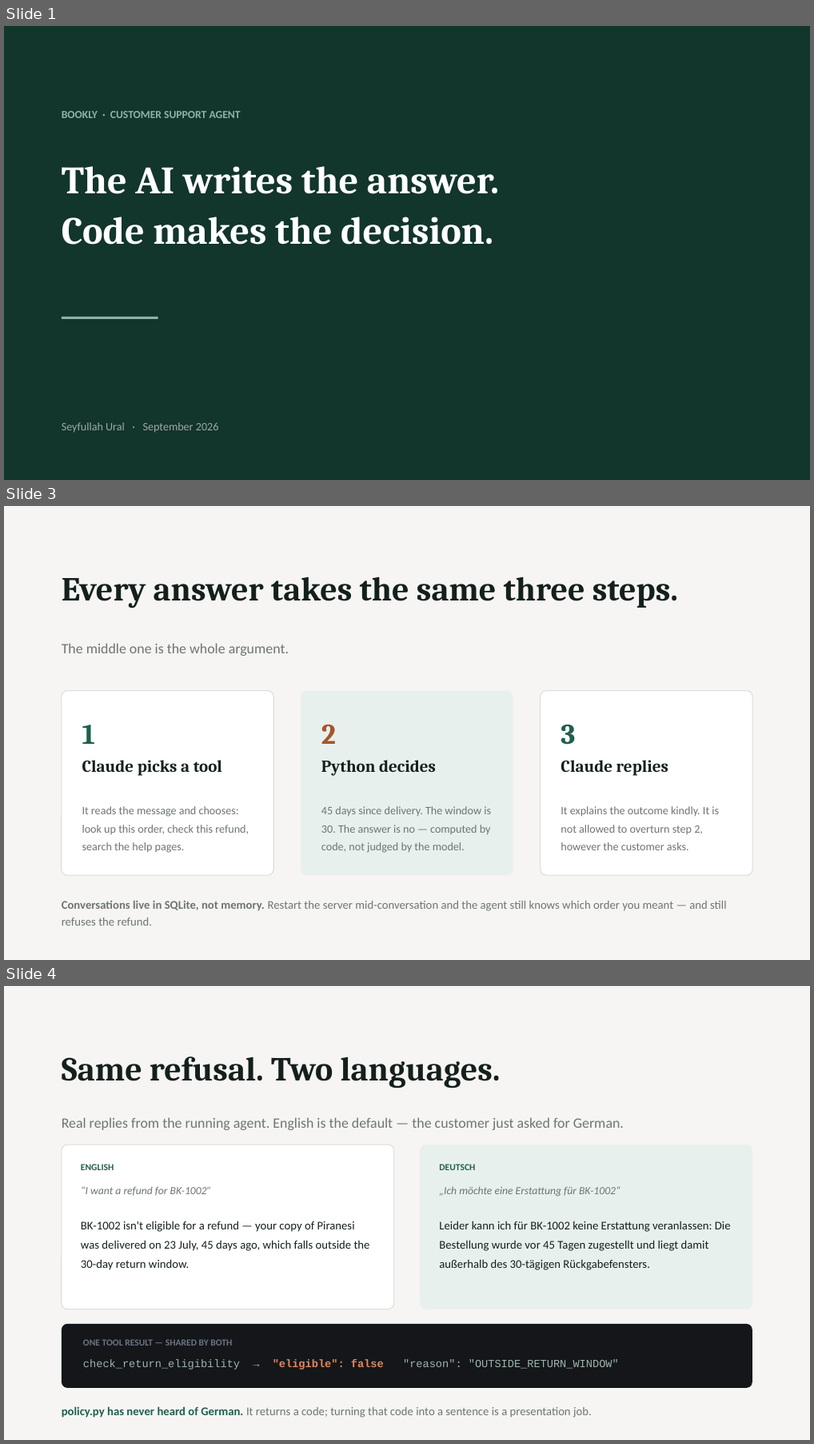
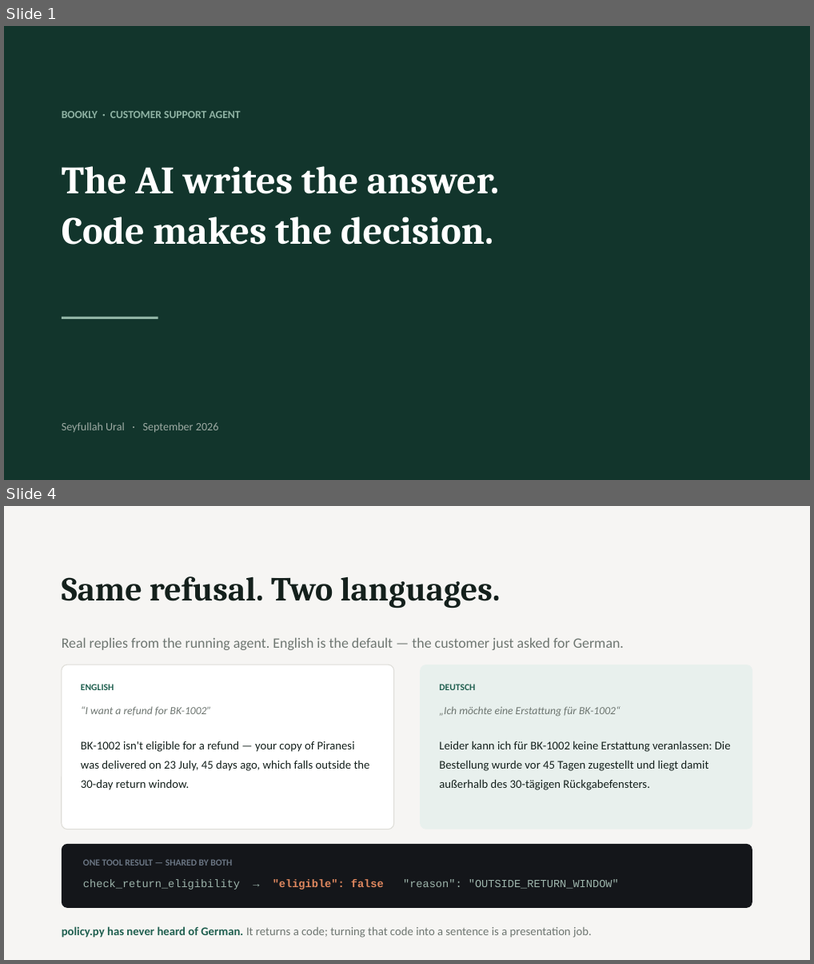
Before and after one commit to Seyfu42/bookly-support-agent, a slide deck: deck/bookly-agent-deck.pptx. Shown one above the other, each under a label of ours: slides 1, 3 and 4 before the commit, slides 1 and 4 after it; the slides between them are not shown. The pictures are 814x1444 and 814x964 pixels, drawn with LibreOffice and Linux fonts; fonts in the diff are those of the drawing. Boxes give left, top, right and bottom in pixels: in the first picture for what was removed or moved away, otherwise in the second. Text is boxed around its words. In the diff, an @@ line names an element or a change of style, - is before the commit and + after.

```diff
--- a/deck/bookly-agent-deck.pptx
+++ b/deck/bookly-agent-deck.pptx
@@ slide 3 removed at (x1=4, y1=506, x2=810, y2=960), background #F6F5F3 @@
@@ text removed at (x1=62, y1=576, x2=678, y2=608) @@
-Every answer takes the same three steps.
@@ text removed at (x1=62, y1=643, x2=289, y2=656) @@
-The middle one is the whole argument.
@@ rounded rectangle removed at (x1=62, y1=691, x2=274, y2=875) @@
@@ rounded rectangle removed at (x1=301, y1=691, x2=514, y2=875) @@
@@ rounded rectangle removed at (x1=541, y1=691, x2=753, y2=875) @@
@@ text removed at (x1=82, y1=724, x2=95, y2=744) @@
-1
@@ text removed at (x1=322, y1=724, x2=336, y2=744) @@
-2
@@ text removed at (x1=561, y1=724, x2=575, y2=744) @@
-3
@@ text removed at (x1=82, y1=760, x2=222, y2=776) @@
-Claude picks a tool
@@ text removed at (x1=322, y1=760, x2=436, y2=776) @@
-Python decides
@@ text removed at (x1=561, y1=760, x2=669, y2=776) @@
-Claude replies
@@ text removed at (x1=82, y1=806, x2=249, y2=852) @@
-It reads the message and chooses: look up this order, check this refund, search the help pages.
@@ text removed at (x1=322, y1=806, x2=491, y2=852) @@
-45 days since delivery. The window is 30. The answer is no — computed by code, not judged by the model.
@@ text removed at (x1=561, y1=806, x2=719, y2=850) @@
-It explains the outcome kindly. It is not allowed to overturn step 2, however the customer asks.
@@ text removed at (x1=62, y1=900, x2=727, y2=925) @@
-Conversations live in SQLite, not memory. Restart the server mid-conversation and the agent still knows which order you meant — and still refuses the refund.
```
Also in this commit, not shown: 2 slides added, 1 other slide removed, 3 other files.
